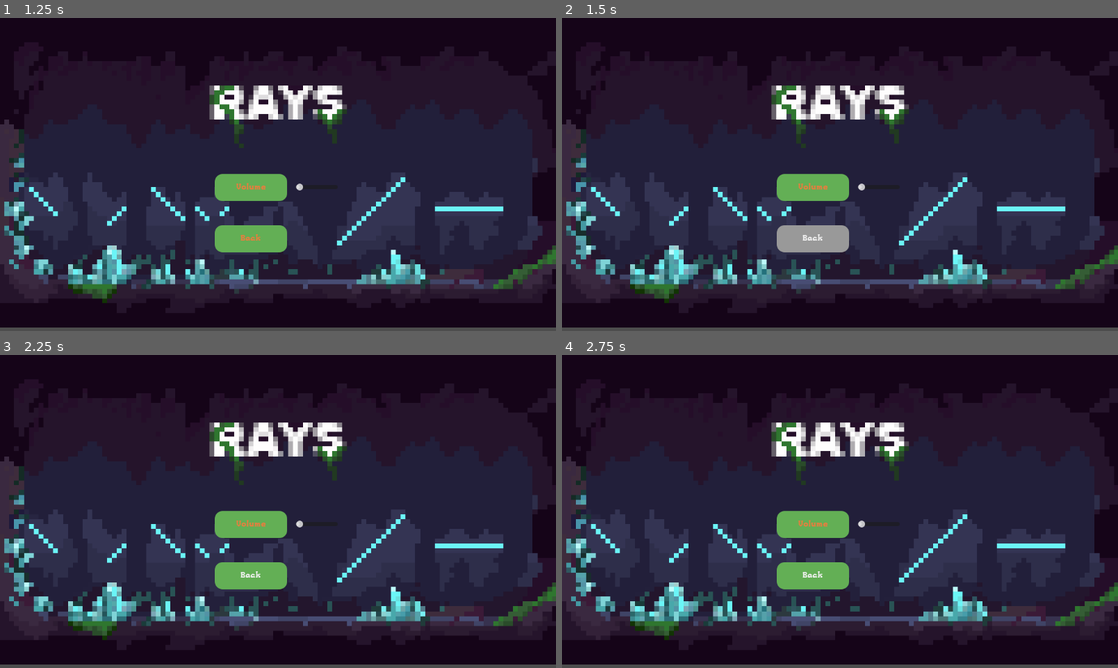
Above: before the commit, frames 1-4 (two rows, left to right).
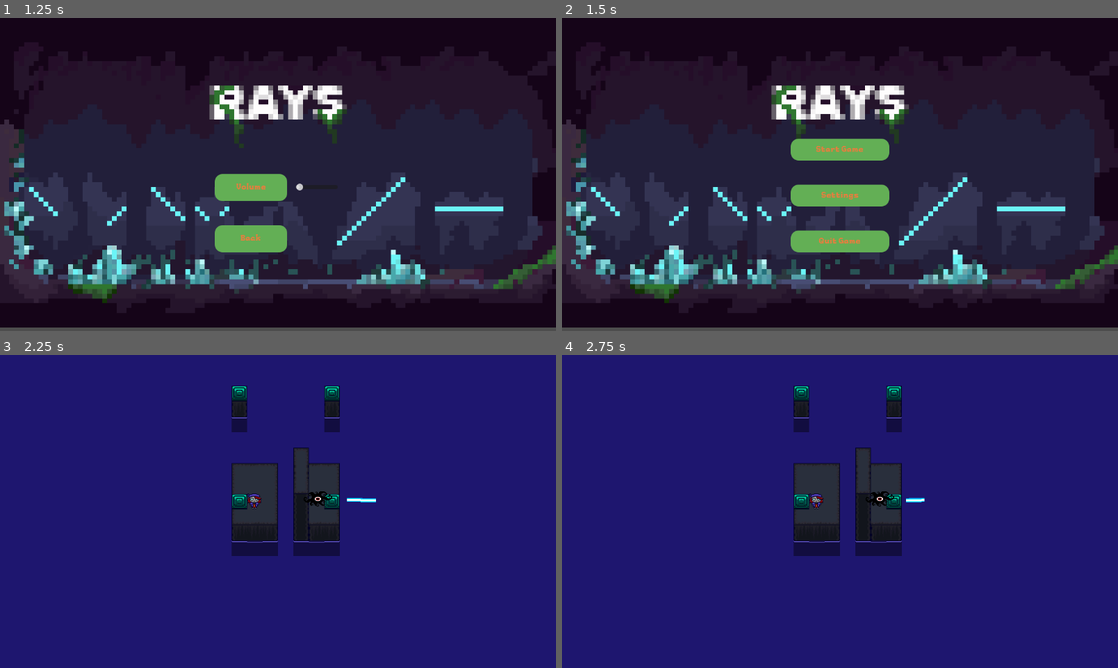
Above: after the commit, the same moments.

Repository: Alfreditann/rays2.1
Game: Godot game, scene res://Scenes/main_menu.tscn
Same seed, same stepped clock (60 frames per second), same inputs: the game is played once before the commit and once after it.
Inputs (mouse positions are in pixels of both pictures, inside the frame that each line leads up to):
- Up to frame 1 (1.25 s): click "Settings" at 0.5 s
- Up to frame 2 (1.5 s): click "Back" at 1.25 s
- Up to frame 3 (2.25 s): click (278, 486) at 2 s, where only the run after the commit has a clickable "Start Game"
- Up to frame 4 (2.75 s): no input

Frame 1 is identical in both runs. In frame 2, 4.2% of the frame differs, in the area x 38-59%, y 38-75%; in frame 3, 97%, in the area x 0-100%, y 0-100%; in frame 4, 97%.

Commit message:
Changed pushable mirror code

Diff:
--- a/rays/GDScripts/laser_test.gd
+++ b/rays/GDScripts/laser_test.gd
@@ -1,14 +1,11 @@
 extends RigidBody2D
 
 
-var speed := 130
+var speed := 70
 var last_hit_time := 0.0
 var hit_delay := 0.2 # prevents multiple triggers per frame
 var rect_shape1 = 0
 @onready var anim = $AnimatedSprite2D
-
-
-
 
 func _ready():
 	linear_velocity = -global_transform.x * speed
--- a/rays/GDScripts/pushable_mirror.gd
+++ b/rays/GDScripts/pushable_mirror.gd
@@ -1,5 +1,4 @@
 extends RigidBody2D
-
 
 # Called when the node enters the scene tree for the first time.
 func _ready() -> void:
--- a/rays/Scenes/Player.tscn
+++ b/rays/Scenes/Player.tscn
@@ -164,7 +164,9 @@
 [sub_resource type="RectangleShape2D" id="RectangleShape2D_dewec"]
 size = Vector2(30, 36)
 
-[node name="player" type="CharacterBody2D"]
+[node name="player" type="CharacterBody2D" groups=["player"]]
+collision_layer = 5
+collision_mask = 5
 script = ExtResource("1_kyqiw")
 
 [node name="AnimatedSprite2D" type="AnimatedSprite2D" parent="."]
--- a/rays/Scenes/laser_test.tscn
+++ b/rays/Scenes/laser_test.tscn
@@ -37,6 +37,6 @@
 [node name="AnimatedSprite2D" type="AnimatedSprite2D" parent="."]
 sprite_frames = SubResource("SpriteFrames_t5kga")
 animation = &"Middle"
-frame_progress = 0.037985913
+frame_progress = 0.8161275
 
 [connection signal="area_entered" from="laser_test" to="." method="_on_laser_test_area_entered"]
--- a/rays/Scenes/level_1.tscn
+++ b/rays/Scenes/level_1.tscn
@@ -169,4 +169,4 @@
 position = Vector2(527, 303)
 
 [node name="laser_test" parent="." instance=ExtResource("6_evi0p")]
-position = Vector2(834, 355)
+position = Vector2(773, 301)
--- a/rays/Scenes/level_3.tscn
+++ b/rays/Scenes/level_3.tscn
@@ -473,7 +473,7 @@
 tile_set = SubResource("TileSet_6444e")
 
 [node name="TileMapLayer3" type="TileMapLayer" parent="."]
-tile_map_data = PackedByteArray("AAARAAQAAAAEAAYAAAAQAAQAAAAEAAYAAAAQAAUAAAAEAAYAAAAQAAYAAAAEAAYAAAAOAAkAAAADAAAAAAANAAkAAAAEAAAAAAAMAAkAAAAFAAAAAAA=")
+tile_map_data = PackedByteArray("AAAOAAkAAAADAAAAAAANAAkAAAAEAAAAAAAMAAkAAAAFAAAAAAA=")
 tile_set = SubResource("TileSet_lsmp6")
 
 [node name="TileMapLayer4" type="TileMapLayer" parent="."]
@@ -488,7 +488,7 @@
 position = Vector2(667, 180)
 
 [node name="laser_test" parent="." instance=ExtResource("4_s8nj6")]
-position = Vector2(619, 280)
+position = Vector2(613, 235)
 
 [node name="PauseMenu" parent="." instance=ExtResource("5_vwg62")]
 visible = false
@@ -497,4 +497,4 @@
 position = Vector2(368, 339)
 
 [node name="PushableMirror" parent="." instance=ExtResource("7_53xsp")]
-position = Vector2(564, 432)
+position = Vector2(547, 432)
--- a/rays/Scenes/pushable_mirror.tscn
+++ b/rays/Scenes/pushable_mirror.tscn
@@ -1,54 +1,27 @@
 [gd_scene load_steps=5 format=3 uid="uid://dbmyo5t0t7v7o"]
 
 [ext_resource type="Texture2D" uid="uid://b6nau0hdpt3bv" path="res://Assets/Map/mirror.png" id="1_85veo"]
-
-[sub_resource type="GDScript" id="GDScript_85veo"]
-script/source = "extends RigidBody2D
-
-@onready var ray_left  = $Rayleft
-@onready var ray_right = $Rayright
-
-
-var push_cooldown := 0
-
-func _physics_process(delta):
-	var player_detected := false
-
-	if ray_left.is_colliding():
-		if ray_left.get_collider().is_in_group(\"player\"):
-			player_detected = true
-
-	if ray_right.is_colliding():
-		if ray_right.get_collider().is_in_group(\"player\"):
-			player_detected = true
-
-	if player_detected:
-		freeze = false
-		push_cooldown = 2
-	else:
-		if push_cooldown > 0:
-			push_cooldown -= 1
-		else:
-			freeze = true
-			freeze_mode = RigidBody2D.FREEZE_MODE_STATIC
-"
+[ext_resource type="Script" uid="uid://1loq1ea4g3us" path="res://GDScripts/pushable_mirror.gd" id="1_yulij"]
 
 [sub_resource type="RectangleShape2D" id="RectangleShape2D_lmwj1"]
-size = Vector2(32, 30)
+size = Vector2(28, 28)
 
 [sub_resource type="RectangleShape2D" id="RectangleShape2D_85veo"]
 size = Vector2(28, 28)
 
 [node name="PushableMirror" type="RigidBody2D"]
+collision_layer = 7
+collision_mask = 7
 gravity_scale = 0.0
+lock_rotation = true
 linear_damp = 10.0
 angular_damp = 10.0
-script = SubResource("GDScript_85veo")
+script = ExtResource("1_yulij")
 
 [node name="CollisionShape2D" type="CollisionShape2D" parent="."]
 light_mask = 3
 visibility_layer = 3
-position = Vector2(-2, -2)
+position = Vector2(0, -2)
 shape = SubResource("RectangleShape2D_lmwj1")
 
 [node name="Sprite2D" type="Sprite2D" parent="."]
@@ -64,9 +37,8 @@
 shape = SubResource("RectangleShape2D_85veo")
 
 [node name="Rayright" type="RayCast2D" parent="."]
-scale = Vector2(1.5, 1.5)
-target_position = Vector2(24, 0)
+rotation = 3.1415927
+target_position = Vector2(-30, 0)
 
 [node name="Rayleft" type="RayCast2D" parent="."]
-scale = Vector2(1.5, 1.5)
-target_position = Vector2(-24, 0)
+target_position = Vector2(-30, 0)
--- a/rays/Scenes/settings.tscn
+++ b/rays/Scenes/settings.tscn
@@ -1,7 +1,7 @@
 [gd_scene load_steps=10 format=3 uid="uid://rf57i1hgvnpl"]
 
 [ext_resource type="Texture2D" uid="uid://cpikebhbgg5d3" path="res://Assets/Sprites/mainmenu-rays.png" id="1_i44u3"]
-[ext_resource type="Script" uid="uid://rmwb27pi0wme" path="res://Scenes/settings.gd" id="1_lhmql"]
+[ext_resource type="Script" uid="uid://c6upl6ar5flmg" path="res://GDScripts/settings.gd" id="1_lhmql"]
 [ext_resource type="FontFile" uid="uid://d0earjg3lblmr" path="res://Assets/Fonts/pixelmax/Pixelmax-Regular.otf" id="2_lhmql"]
 
 [sub_resource type="StyleBoxTexture" id="StyleBoxTexture_aaqfp"]
--- a/rays/Scenes/testing.tscn
+++ b/rays/Scenes/testing.tscn
@@ -5,7 +5,7 @@
 
 [node name="Testing" type="Node2D"]
 
-[node name="player" parent="." groups=["player"] instance=ExtResource("1_siu27")]
+[node name="player" parent="." instance=ExtResource("1_siu27")]
 position = Vector2(239, 239)
 
 [node name="PushableMirror" parent="." instance=ExtResource("2_sx6hp")]
Not shown: 1 places in rays/Scenes/level_1.tscn that only renumber resources
